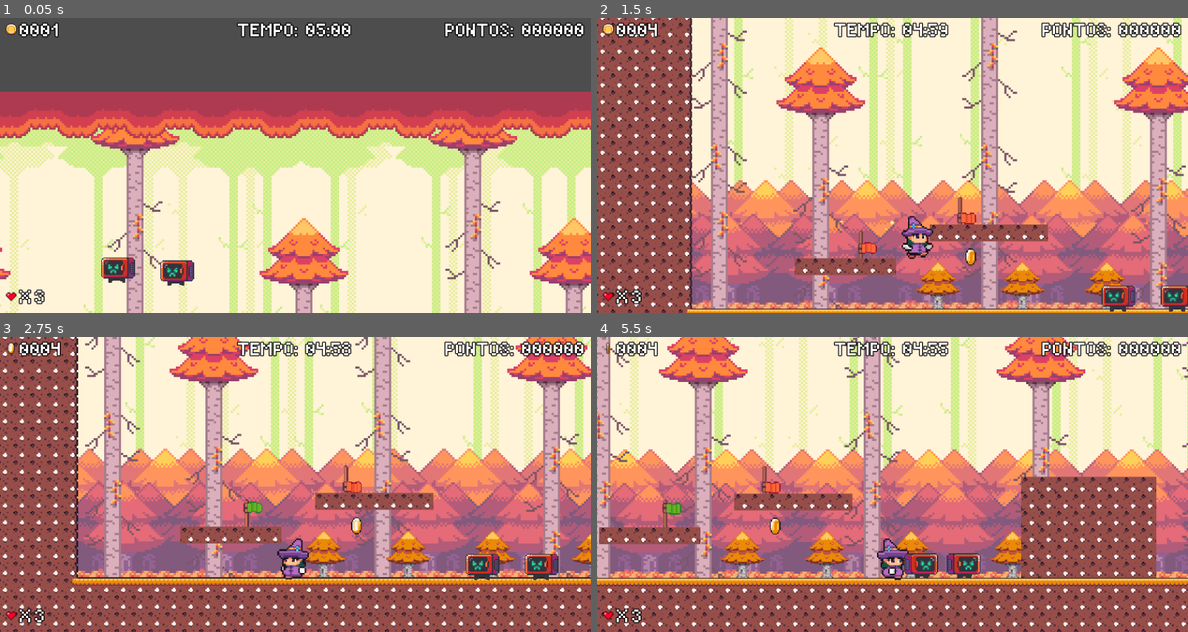
Above: before the commit, frames 1-4 (two rows, left to right).
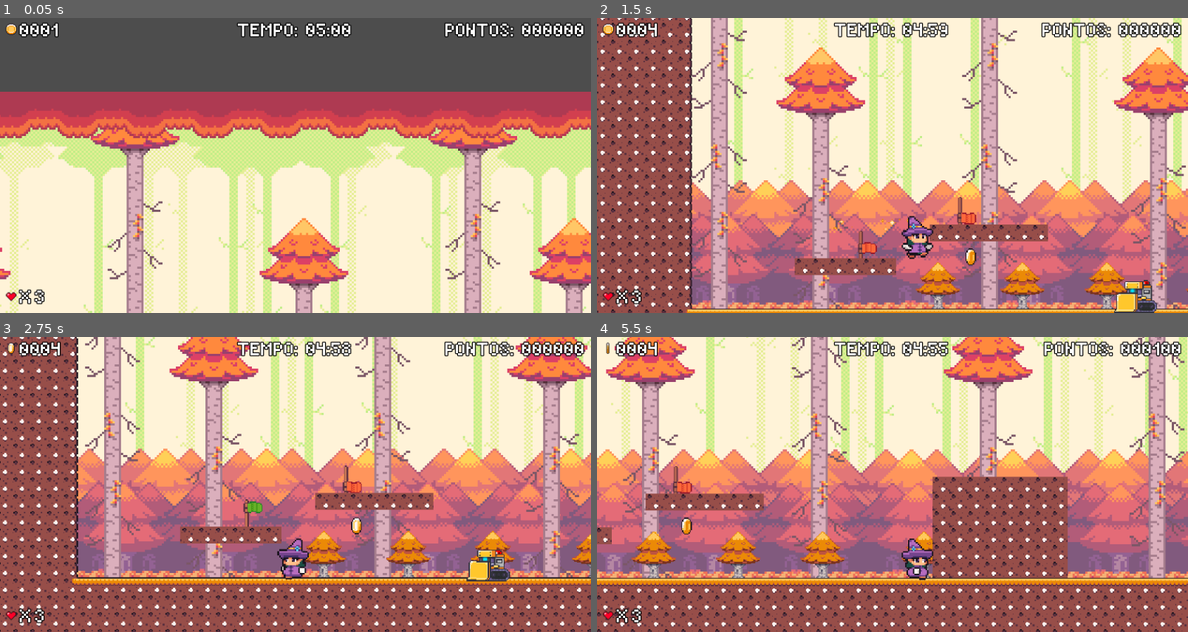
Above: after the commit, the same moments.

Repository: DouglasGom/Jogo_Matematica
Game: Godot game, scene res://levels/world_01.tscn
Two runs of this game, one before a commit and one after it. Both use one fixed random seed, a clock stepped at 60 frames per second and the inputs below.
Inputs:
- Up to frame 1 (0.05 s): no input
- Up to frame 2 (1.5 s): tap Enter (ui_accept) at 0.5, 0.77 s; hold Right (ui_right) from 0.53 s (still down)
- Up to frame 3 (2.75 s): tap Enter (ui_accept) at 1.52 s; release Right (ui_right) at 2.03 s; hold Left (ui_left) from 2.03 s (still down)
- Up to frame 4 (5.5 s): release Left (ui_left) at 2.78 s; hold Right (ui_right) 2.78-4.28 s; tap Enter (ui_accept) at 3.02, 3.77, 4.52 s; hold Left (ui_left) 4.28-5.03 s; hold Right (ui_right) from 5.03 s (still down)

The runs differ from the first frame. In frame 1, 0.9% of the frame differs, in the area x 17-33%, y 81-91%; in frame 2, 1.2%; in frame 3, 1.1%; in frame 4, 60%, in the area x 0-100%, y 0-100%.

Commit message:
:sparkles:Feat: Adicionar inimigo robo patrulha

Diff:
--- /dev/null
+++ b/actors/micro-enemy.tscn
@@ -0,0 +1,370 @@
+[gd_scene format=3 uid="uid://c82wv11bjod3"]
+
+[ext_resource type="Script" uid="uid://1t7me7hwv6n" path="res://scripts/micro-enemy.gd" id="1_yigdh"]
+[ext_resource type="Texture2D" uid="uid://c4it2lgnvjani" path="res://assets/sprites/Mini FX, Items & UI/Microwave/Hit.png" id="2_t6jxf"]
+[ext_resource type="Texture2D" uid="uid://cj047v1tmn1vt" path="res://assets/sprites/Mini FX, Items & UI/Microwave/Attack.png" id="3_t6jxf"]
+[ext_resource type="Texture2D" uid="uid://dj3ctqyh4gt0k" path="res://assets/sprites/Mini FX, Items & UI/Microwave/Idle.png" id="3_yiblr"]
+[ext_resource type="Texture2D" uid="uid://cb43vgq4q5cfi" path="res://assets/sprites/Mini FX, Items & UI/Microwave/Walk.png" id="4_eefnj"]
+[ext_resource type="PackedScene" uid="uid://d1udso3t0amhf" path="res://actors/hitbox.tscn" id="5_3qmvt"]
+
+[sub_resource type="AtlasTexture" id="AtlasTexture_urp2b"]
+atlas = ExtResource("2_t6jxf")
+region = Rect2(0, 0, 80, 80)
+
+[sub_resource type="AtlasTexture" id="AtlasTexture_n6evv"]
+atlas = ExtResource("2_t6jxf")
+region = Rect2(80, 0, 80, 80)
+
+[sub_resource type="AtlasTexture" id="AtlasTexture_qgdnm"]
+atlas = ExtResource("2_t6jxf")
+region = Rect2(160, 0, 80, 80)
+
+[sub_resource type="AtlasTexture" id="AtlasTexture_fnq08"]
+atlas = ExtResource("2_t6jxf")
+region = Rect2(240, 0, 80, 80)
+
+[sub_resource type="AtlasTexture" id="AtlasTexture_yiblr"]
+atlas = ExtResource("3_t6jxf")
+region = Rect2(0, 0, 80, 80)
+
+[sub_resource type="AtlasTexture" id="AtlasTexture_eefnj"]
+atlas = ExtResource("3_t6jxf")
+region = Rect2(80, 0, 80, 80)
+
+[sub_resource type="AtlasTexture" id="AtlasTexture_3qmvt"]
+atlas = ExtResource("3_t6jxf")
+region = Rect2(160, 0, 80, 80)
+
+[sub_resource type="AtlasTexture" id="AtlasTexture_ot7ql"]
+atlas = ExtResource("3_t6jxf")
+region = Rect2(240, 0, 80, 80)
+
+[sub_resource type="AtlasTexture" id="AtlasTexture_e34c2"]
+atlas = ExtResource("3_t6jxf")
+region = Rect2(320, 0, 80, 80)
+
+[sub_resource type="AtlasTexture" id="AtlasTexture_ewe0w"]
+atlas = ExtResource("3_t6jxf")
+region = Rect2(400, 0, 80, 80)
+
+[sub_resource type="AtlasTexture" id="AtlasTexture_usrmc"]
+atlas = ExtResource("3_t6jxf")
+region = Rect2(480, 0, 80, 80)
+
+[sub_resource type="AtlasTexture" id="AtlasTexture_eg7el"]
+atlas = ExtResource("3_t6jxf")
+region = Rect2(560, 0, 80, 80)
+
+[sub_resource type="AtlasTexture" id="AtlasTexture_y4bnd"]
+atlas = ExtResource("3_t6jxf")
+region = Rect2(640, 0, 80, 80)
+
+[sub_resource type="AtlasTexture" id="AtlasTexture_qqj8h"]
+atlas = ExtResource("3_t6jxf")
+region = Rect2(720, 0, 80, 80)
+
+[sub_resource type="AtlasTexture" id="AtlasTexture_wdqpo"]
+atlas = ExtResource("3_t6jxf")
+region = Rect2(800, 0, 80, 80)
+
+[sub_resource type="AtlasTexture" id="AtlasTexture_hhblg"]
+atlas = ExtResource("3_t6jxf")
+region = Rect2(880, 0, 80, 80)
+
+[sub_resource type="AtlasTexture" id="AtlasTexture_37nxv"]
+atlas = ExtResource("3_t6jxf")
+region = Rect2(960, 0, 80, 80)
+
+[sub_resource type="AtlasTexture" id="AtlasTexture_iveig"]
+atlas = ExtResource("3_t6jxf")
+region = Rect2(1040, 0, 80, 80)
+
+[sub_resource type="AtlasTexture" id="AtlasTexture_lt8xa"]
+atlas = ExtResource("3_t6jxf")
+region = Rect2(1120, 0, 80, 80)
+
+[sub_resource type="AtlasTexture" id="AtlasTexture_i2oro"]
+atlas = ExtResource("3_yiblr")
+region = Rect2(0, 0, 80, 80)
+
+[sub_resource type="AtlasTexture" id="AtlasTexture_m5gis"]
+atlas = ExtResource("3_yiblr")
+region = Rect2(80, 0, 80, 80)
+
+[sub_resource type="AtlasTexture" id="AtlasTexture_5sy3q"]
+atlas = ExtResource("3_yiblr")
+region = Rect2(160, 0, 80, 80)
+
+[sub_resource type="AtlasTexture" id="AtlasTexture_2f4ll"]
+atlas = ExtResource("3_yiblr")
+region = Rect2(240, 0, 80, 80)
+
+[sub_resource type="AtlasTexture" id="AtlasTexture_xi0pg"]
+atlas = ExtResource("3_yiblr")
+region = Rect2(320, 0, 80, 80)
+
+[sub_resource type="AtlasTexture" id="AtlasTexture_fovyr"]
+atlas = ExtResource("4_eefnj")
+region = Rect2(0, 0, 80, 80)
+
+[sub_resource type="AtlasTexture" id="AtlasTexture_grp06"]
+atlas = ExtResource("4_eefnj")
+region = Rect2(80, 0, 80, 80)
+
+[sub_resource type="AtlasTexture" id="AtlasTexture_1gfgd"]
+atlas = ExtResource("4_eefnj")
+region = Rect2(160, 0, 80, 80)
+
+[sub_resource type="AtlasTexture" id="AtlasTexture_sm3cd"]
+atlas = ExtResource("4_eefnj")
+region = Rect2(240, 0, 80, 80)
+
+[sub_resource type="AtlasTexture" id="AtlasTexture_g0gbf"]
+atlas = ExtResource("4_eefnj")
+region = Rect2(320, 0, 80, 80)
+
+[sub_resource type="AtlasTexture" id="AtlasTexture_ll5xp"]
+atlas = ExtResource("4_eefnj")
+region = Rect2(400, 0, 80, 80)
+
+[sub_resource type="SpriteFrames" id="SpriteFrames_up4gh"]
+animations = [{
+"frames": [{
+"duration": 1.0,
+"texture": SubResource("AtlasTexture_urp2b")
+}, {
+"duration": 1.0,
+"texture": SubResource("AtlasTexture_n6evv")
+}, {
+"duration": 1.0,
+"texture": SubResource("AtlasTexture_qgdnm")
+}, {
+"duration": 1.0,
+"texture": SubResource("AtlasTexture_fnq08")
+}],
+"loop": false,
+"name": &"hurt",
+"speed": 5.0
+}, {
+"frames": [{
+"duration": 0.5,
+"texture": SubResource("AtlasTexture_yiblr")
+}, {
+"duration": 0.5,
+"texture": SubResource("AtlasTexture_eefnj")
+}, {
+"duration": 0.5,
+"texture": SubResource("AtlasTexture_3qmvt")
+}, {
+"duration": 0.5,
+"texture": SubResource("AtlasTexture_ot7ql")
+}, {
+"duration": 0.5,
+"texture": SubResource("AtlasTexture_e34c2")
+}, {
+"duration": 0.5,
+"texture": SubResource("AtlasTexture_ewe0w")
+}, {
+"duration": 0.5,
+"texture": SubResource("AtlasTexture_usrmc")
+}, {
+"duration": 0.5,
+"texture": SubResource("AtlasTexture_eg7el")
+}, {
+"duration": 0.5,
+"texture": SubResource("AtlasTexture_y4bnd")
+}, {
+"duration": 0.5,
+"texture": SubResource("AtlasTexture_qqj8h")
+}, {
+"duration": 0.5,
+"texture": SubResource("AtlasTexture_wdqpo")
+}, {
+"duration": 0.5,
+"texture": SubResource("AtlasTexture_hhblg")
+}, {
+"duration": 0.5,
+"texture": SubResource("AtlasTexture_37nxv")
+}, {
+"duration": 0.5,
+"texture": SubResource("AtlasTexture_iveig")
+}, {
+"duration": 0.5,
+"texture": SubResource("AtlasTexture_lt8xa")
+}],
+"loop": true,
+"name": &"shooting",
+"speed": 5.0
+}, {
+"frames": [{
+"duration": 1.0,
+"texture": SubResource("AtlasTexture_i2oro")
+}, {
+"duration": 1.0,
+"texture": SubResource("AtlasTexture_m5gis")
+}, {
+"duration": 1.0,
+"texture": SubResource("AtlasTexture_5sy3q")
+}, {
+"duration": 1.0,
+"texture": SubResource("AtlasTexture_2f4ll")
+}, {
+"duration": 1.0,
+"texture": SubResource("AtlasTexture_xi0pg")
+}],
+"loop": true,
+"name": &"standing",
+"speed": 5.0
+}, {
+"frames": [{
+"duration": 1.0,
+"texture": SubResource("AtlasTexture_fovyr")
+}, {
+"duration": 1.0,
+"texture": SubResource("AtlasTexture_grp06")
+}, {
+"duration": 1.0,
+"texture": SubResource("AtlasTexture_1gfgd")
+}, {
+"duration": 1.0,
+"texture": SubResource("AtlasTexture_sm3cd")
+}, {
+"duration": 1.0,
+"texture": SubResource("AtlasTexture_g0gbf")
+}, {
+"duration": 1.0,
+"texture": SubResource("AtlasTexture_ll5xp")
+}],
+"loop": true,
+"name": &"walk",
+"speed": 5.0
+}]
+
+[sub_resource type="RectangleShape2D" id="RectangleShape2D_t8a31"]
+size = Vector2(40, 21)
+
+[sub_resource type="Animation" id="Animation_5br8v"]
+length = 0.001
+tracks/0/type = "value"
+tracks/0/imported = false
+tracks/0/enabled = true
+tracks/0/path = NodePath(".:texture")
+tracks/0/interp = 1
+tracks/0/loop_wrap = true
+tracks/0/keys = {
+"times": PackedFloat32Array(0),
+"transitions": PackedFloat32Array(1),
+"update": 1,
+"values": [ExtResource("4_eefnj")]
+}
+tracks/1/type = "value"
+tracks/1/imported = false
+tracks/1/enabled = true
+tracks/1/path = NodePath(".:hframes")
+tracks/1/interp = 1
+tracks/1/loop_wrap = true
+tracks/1/keys = {
+"times": PackedFloat32Array(0),
+"transitions": PackedFloat32Array(1),
+"update": 1,
+"values": [6]
+}
+tracks/2/type = "value"
+tracks/2/imported = false
+tracks/2/enabled = true
+tracks/2/path = NodePath(".:frame")
+tracks/2/interp = 1
+tracks/2/loop_wrap = true
+tracks/2/keys = {
+"times": PackedFloat32Array(0),
+"transitions": PackedFloat32Array(1),
+"update": 1,
+"values": [0]
+}
+
+[sub_resource type="Animation" id="Animation_kekic"]
+resource_name = "walk"
+length = 0.2
+tracks/0/type = "value"
+tracks/0/imported = false
+tracks/0/enabled = true
+tracks/0/path = NodePath(".:texture")
+tracks/0/interp = 1
+tracks/0/loop_wrap = true
+tracks/0/keys = {
+"times": PackedFloat32Array(0),
+"transitions": PackedFloat32Array(1),
+"update": 1,
+"values": [ExtResource("4_eefnj")]
+}
+tracks/1/type = "value"
+tracks/1/imported = false
+tracks/1/enabled = true
+tracks/1/path = NodePath(".:hframes")
+tracks/1/interp = 1
+tracks/1/loop_wrap = true
+tracks/1/keys = {
+"times": PackedFloat32Array(0),
+"transitions": PackedFloat32Array(1),
+"update": 1,
+"values": [6]
+}
+tracks/2/type = "value"
+tracks/2/imported = false
+tracks/2/enabled = true
+tracks/2/path = NodePath(".:frame")
+tracks/2/interp = 1
+tracks/2/loop_wrap = true
+tracks/2/keys = {
+"times": PackedFloat32Array(0, 0.048040297, 0.09789343, 0.14955941, 0.2),
+"transitions": PackedFloat32Array(1, 1, 1, 1, 1),
+"update": 1,
+"values": [0, 0, 0, 0, 5]
+}
+
+[sub_resource type="AnimationLibrary" id="AnimationLibrary_qrqhp"]
+_data = {
+&"RESET": SubResource("Animation_5br8v"),
+&"walk": SubResource("Animation_kekic")
+}
+
+[sub_resource type="RectangleShape2D" id="RectangleShape2D_dpeei"]
+size = Vector2(37, 2)
+
+[node name="micro-enemy" type="CharacterBody2D" unique_id=1946188823 groups=["enemies"]]
+collision_layer = 5
+collision_mask = 3
+script = ExtResource("1_yigdh")
+
+[node name="texture" type="AnimatedSprite2D" parent="." unique_id=553533955]
+position = Vector2(4, -21)
+sprite_frames = SubResource("SpriteFrames_up4gh")
+animation = &"walk"
+autoplay = "walk"
+flip_h = true
+
+[node name="collision" type="CollisionShape2D" parent="." unique_id=1954623752]
+position = Vector2(3, -11.5)
+shape = SubResource("RectangleShape2D_t8a31")
+
+[node name="anim" type="AnimationPlayer" parent="." unique_id=720518988]
+libraries/ = SubResource("AnimationLibrary_qrqhp")
+
+[node name="wall_detector" type="RayCast2D" parent="." unique_id=958506668]
+position = Vector2(0, -11)
+target_position = Vector2(-20, 0)
+collision_mask = 7
+
+[node name="wall_detector2" type="RayCast2D" parent="." unique_id=1632406878]
+position = Vector2(0, -11)
+target_position = Vector2(27, 0)
+collision_mask = 7
+
+[node name="hitbox" parent="." unique_id=975506089 instance=ExtResource("5_3qmvt")]
+position = Vector2(-2, -23)
+
+[node name="collision2" type="CollisionShape2D" parent="hitbox" unique_id=1137944352]
+position = Vector2(4.5, -1)
+shape = SubResource("RectangleShape2D_dpeei")
+
+[connection signal="animation_finished" from="texture" to="." method="_on_texture_animation_finished"]
--- /dev/null
+++ b/actors/robot-enemy.tscn
@@ -0,0 +1,240 @@
+[gd_scene format=3 uid="uid://dm0q2of6byogc"]
+
+[ext_resource type="Script" uid="uid://dsydykhqu0ntu" path="res://scripts/robot-enemy.gd" id="1_2ol6q"]
+[ext_resource type="Texture2D" uid="uid://wx6mepl46s1d" path="res://assets/sprites/Mini FX, Items & UI/Bulldozer/Death.png" id="2_i228o"]
+[ext_resource type="Texture2D" uid="uid://coww5wdvvvqjg" path="res://assets/sprites/Mini FX, Items & UI/Bulldozer/Idle.png" id="3_2gj0j"]
+[ext_resource type="Texture2D" uid="uid://doqtd8hd78bg0" path="res://assets/sprites/Mini FX, Items & UI/Bulldozer/Walk.png" id="4_ore8a"]
+[ext_resource type="Texture2D" uid="uid://cb43vgq4q5cfi" path="res://assets/sprites/Mini FX, Items & UI/Microwave/Walk.png" id="4_vpmo5"]
+[ext_resource type="PackedScene" uid="uid://d1udso3t0amhf" path="res://actors/hitbox.tscn" id="5_ore8a"]
+
+[sub_resource type="AtlasTexture" id="AtlasTexture_1mbf4"]
+atlas = ExtResource("2_i228o")
+region = Rect2(0, 0, 112, 80)
+
+[sub_resource type="AtlasTexture" id="AtlasTexture_f4egc"]
+atlas = ExtResource("2_i228o")
+region = Rect2(112, 0, 112, 80)
+
+[sub_resource type="AtlasTexture" id="AtlasTexture_4brr7"]
+atlas = ExtResource("3_2gj0j")
+region = Rect2(0, 0, 112, 80)
+
+[sub_resource type="AtlasTexture" id="AtlasTexture_5uohb"]
+atlas = ExtResource("3_2gj0j")
+region = Rect2(112, 0, 112, 80)
+
+[sub_resource type="AtlasTexture" id="AtlasTexture_46tmu"]
+atlas = ExtResource("3_2gj0j")
+region = Rect2(224, 0, 112, 80)
+
+[sub_resource type="AtlasTexture" id="AtlasTexture_suqwx"]
+atlas = ExtResource("3_2gj0j")
+region = Rect2(336, 0, 112, 80)
+
+[sub_resource type="AtlasTexture" id="AtlasTexture_gtc8g"]
+atlas = ExtResource("3_2gj0j")
+region = Rect2(448, 0, 112, 80)
+
+[sub_resource type="AtlasTexture" id="AtlasTexture_y85ll"]
+atlas = ExtResource("3_2gj0j")
+region = Rect2(560, 0, 112, 80)
+
+[sub_resource type="AtlasTexture" id="AtlasTexture_c3bf2"]
+atlas = ExtResource("4_ore8a")
+region = Rect2(0, 0, 112, 80)
+
+[sub_resource type="AtlasTexture" id="AtlasTexture_bqcsb"]
+atlas = ExtResource("4_ore8a")
+region = Rect2(112, 0, 112, 80)
+
+[sub_resource type="AtlasTexture" id="AtlasTexture_mmfb7"]
+atlas = ExtResource("4_ore8a")
+region = Rect2(224, 0, 112, 80)
+
+[sub_resource type="AtlasTexture" id="AtlasTexture_0ndu3"]
+atlas = ExtResource("4_ore8a")
+region = Rect2(336, 0, 112, 80)
+
+[sub_resource type="SpriteFrames" id="SpriteFrames_up4gh"]
+animations = [{
+"frames": [{
+"duration": 0.8,
+"texture": SubResource("AtlasTexture_1mbf4")
+}, {
+"duration": 0.8,
+"texture": SubResource("AtlasTexture_f4egc")
+}],
+"loop": false,
+"name": &"hurt",
+"speed": 5.0
+}, {
+"frames": [{
+"duration": 0.6,
+"texture": SubResource("AtlasTexture_4brr7")
+}, {
+"duration": 0.6,
+"texture": SubResource("AtlasTexture_5uohb")
+}, {
+"duration": 0.6,
+"texture": SubResource("AtlasTexture_46tmu")
+}, {
+"duration": 0.6,
+"texture": SubResource("AtlasTexture_suqwx")
+}, {
+"duration": 0.6,
+"texture": SubResource("AtlasTexture_gtc8g")
+}, {
+"duration": 0.6,
+"texture": SubResource("AtlasTexture_y85ll")
+}],
+"loop": true,
+"name": &"standing",
+"speed": 5.0
+}, {
+"frames": [{
+"duration": 0.7,
+"texture": SubResource("AtlasTexture_c3bf2")
+}, {
+"duration": 0.7,
+"texture": SubResource("AtlasTexture_bqcsb")
+}, {
+"duration": 0.7,
+"texture": SubResource("AtlasTexture_mmfb7")
+}, {
+"duration": 0.7,
+"texture": SubResource("AtlasTexture_0ndu3")
+}],
+"loop": true,
+"name": &"walk",
+"speed": 5.0
+}]
+
+[sub_resource type="RectangleShape2D" id="RectangleShape2D_t8a31"]
+size = Vector2(32, 21)
+
+[sub_resource type="Animation" id="Animation_5br8v"]
+length = 0.001
+tracks/0/type = "value"
+tracks/0/imported = false
+tracks/0/enabled = true
+tracks/0/path = NodePath(".:texture")
+tracks/0/interp = 1
+tracks/0/loop_wrap = true
+tracks/0/keys = {
+"times": PackedFloat32Array(0),
+"transitions": PackedFloat32Array(1),
+"update": 1,
+"values": [ExtResource("4_vpmo5")]
+}
+tracks/1/type = "value"
+tracks/1/imported = false
+tracks/1/enabled = true
+tracks/1/path = NodePath(".:hframes")
+tracks/1/interp = 1
+tracks/1/loop_wrap = true
+tracks/1/keys = {
+"times": PackedFloat32Array(0),
+"transitions": PackedFloat32Array(1),
+"update": 1,
+"values": [6]
+}
+tracks/2/type = "value"
+tracks/2/imported = false
+tracks/2/enabled = true
+tracks/2/path = NodePath(".:frame")
+tracks/2/interp = 1
+tracks/2/loop_wrap = true
+tracks/2/keys = {
+"times": PackedFloat32Array(0),
+"transitions": PackedFloat32Array(1),
+"update": 1,
+"values": [0]
+}
+
+[sub_resource type="Animation" id="Animation_kekic"]
+resource_name = "walk"
+length = 0.2
+tracks/0/type = "value"
+tracks/0/imported = false
+tracks/0/enabled = true
+tracks/0/path = NodePath(".:texture")
+tracks/0/interp = 1
+tracks/0/loop_wrap = true
+tracks/0/keys = {
+"times": PackedFloat32Array(0),
+"transitions": PackedFloat32Array(1),
+"update": 1,
+"values": [ExtResource("4_vpmo5")]
+}
+tracks/1/type = "value"
+tracks/1/imported = false
+tracks/1/enabled = true
+tracks/1/path = NodePath(".:hframes")
+tracks/1/interp = 1
+tracks/1/loop_wrap = true
+tracks/1/keys = {
+"times": PackedFloat32Array(0),
+"transitions": PackedFloat32Array(1),
+"update": 1,
+"values": [6]
+}
+tracks/2/type = "value"
+tracks/2/imported = false
+tracks/2/enabled = true
+tracks/2/path = NodePath(".:frame")
+tracks/2/interp = 1
+tracks/2/loop_wrap = true
+tracks/2/keys = {
+"times": PackedFloat32Array(0, 0.048040297, 0.09789343, 0.14955941, 0.2),
+"transitions": PackedFloat32Array(1, 1, 1, 1, 1),
+"update": 1,
+"values": [0, 0, 0, 0, 5]
+}
+
+[sub_resource type="AnimationLibrary" id="AnimationLibrary_qrqhp"]
+_data = {
+&"RESET": SubResource("Animation_5br8v"),
+&"walk": SubResource("Animation_kekic")
+}
+
+[sub_resource type="RectangleShape2D" id="RectangleShape2D_dpeei"]
+size = Vector2(37, 3)
+
+[node name="robot-enemy" type="CharacterBody2D" unique_id=1946188823 groups=["enemies"]]
+collision_layer = 5
+collision_mask = 3
+script = ExtResource("1_2ol6q")
+
+[node name="texture" type="AnimatedSprite2D" parent="." unique_id=553533955]
+position = Vector2(-2, -21)
+sprite_frames = SubResource("SpriteFrames_up4gh")
+animation = &"walk"
+autoplay = "walk"
+frame_progress = 0.88834524
+flip_h = true
+
+[node name="collision" type="CollisionShape2D" parent="." unique_id=1954623752]
+position = Vector2(-1, -11.5)
+shape = SubResource("RectangleShape2D_t8a31")
+
+[node name="anim" type="AnimationPlayer" parent="." unique_id=720518988]
+libraries/ = SubResource("AnimationLibrary_qrqhp")
+
+[node name="wall_detector" type="RayCast2D" parent="." unique_id=958506668]
+position = Vector2(0, -11)
+target_position = Vector2(-20, 0)
+collision_mask = 7
+
+[node name="wall_detector2" type="RayCast2D" parent="." unique_id=1632406878]
+position = Vector2(0, -11)
+target_position = Vector2(27, 0)
+collision_mask = 7
+
+[node name="hitbox" parent="." unique_id=975506089 instance=ExtResource("5_ore8a")]
+position = Vector2(-2, -23)
+
+[node name="collision2" type="CollisionShape2D" parent="hitbox" unique_id=1137944352]
+position = Vector2(4.5, -1.5)
+shape = SubResource("RectangleShape2D_dpeei")
+
+[connection signal="animation_finished" from="texture" to="." method="_on_texture_animation_finished"]
--- a/levels/world_01.tscn
+++ b/levels/world_01.tscn
@@ -11,10 +11,11 @@
 [ext_resource type="Texture2D" uid="uid://cbcbbfxyc37hq" path="res://assets/sprites/Autumn Forest/Background parts/3 - Bottom_leaf_piles.png" id="7_dp75u"]
 [ext_resource type="Texture2D" uid="uid://bqvku7bcx5ug6" path="res://assets/sprites/Autumn Forest/Background parts/2 - Trees.png" id="8_samdc"]
 [ext_resource type="Texture2D" uid="uid://dkfv5u5ggux1t" path="res://assets/sprites/Autumn Forest/Background parts/1 - Leaf_top.png" id="9_l86n5"]
-[ext_resource type="PackedScene" uid="uid://c82wv11bjod3" path="res://actors/enemy.tscn" id="11_0heyt"]
 [ext_resource type="Texture2D" uid="uid://cm24l5fygxvo1" path="res://assets/sprites/Mini FX, Items & UI/Coin Separeted/Coin1.png" id="13_4qpc8"]
 [ext_resource type="Script" uid="uid://p7rrujp1fatq" path="res://scripts/hud_manager.gd" id="13_dl4q8"]
 [ext_resource type="Texture2D" uid="uid://dcfsijivogwde" path="res://assets/sprites/Mini FX, Items & UI/Coin Separeted/Coin2.png" id="14_gin1p"]
+[ext_resource type="PackedScene" uid="uid://dm0q2of6byogc" path="res://actors/robot-enemy.tscn" id="14_qannr"]
+[ext_resource type="PackedScene" uid="uid://c82wv11bjod3" path="res://actors/micro-enemy.tscn" id="14_xjnak"]
 [ext_resource type="Texture2D" uid="uid://drer1jmq8dnux" path="res://assets/sprites/Mini FX, Items & UI/Coin Separeted/Coin3.png" id="15_athp7"]
 [ext_resource type="Texture2D" uid="uid://b3sfafiolehn5" path="res://assets/sprites/Mini FX, Items & UI/Coin Separeted/Coin (16 x 16).png" id="16_dl4q8"]
 [ext_resource type="FontFile" uid="uid://52nhfpq86rwl" path="res://extras/Rev Mini Pixel.ttf" id="17_gin1p"]
@@ -175,8 +176,8 @@
 
 [sub_resource type="ShaderMaterial" id="ShaderMaterial_xjnak"]
 shader = ExtResource("24_ao123")
-shader_parameter/progress = 0.0
 shader_parameter/fade_color = Color(0, 0, 0, 1)
+shader_parameter/alpha = 0.0
 
 [node name="world-01" type="Node2D" unique_id=1525187425]
 position = Vector2(-1, 0)
@@ -283,14 +284,14 @@
 
 [node name="enemies" type="Node2D" parent="." unique_id=630120932]
 
-[node name="enemy" parent="enemies" unique_id=1946188823 instance=ExtResource("11_0heyt")]
-position = Vector2(453, 180)
-
-[node name="enemy2" parent="enemies" unique_id=310221101 instance=ExtResource("11_0heyt")]
-position = Vector2(509, 183)
-
-[node name="enemy3" parent="enemies" unique_id=990327968 instance=ExtResource("11_0heyt")]
-position = Vector2(857, 325)
+[node name="robot-enemy" parent="enemies" unique_id=860126163 instance=ExtResource("14_qannr")]
+position = Vector2(490, 364)
+
+[node name="robot-enemy2" parent="enemies" unique_id=648335058 instance=ExtResource("14_qannr")]
+position = Vector2(689, 369)
+
+[node name="micro-enemy" parent="enemies" unique_id=1946188823 instance=ExtResource("14_xjnak")]
+position = Vector2(1001, 337)
 
 [node name="HUD" type="CanvasLayer" parent="." unique_id=384026004]
 
@@ -445,6 +446,10 @@
 anchors_preset = 15
 anchor_right = 1.0
 anchor_bottom = 1.0
+offset_left = 95.0
+offset_top = -1.0
+offset_right = 95.0
+offset_bottom = -1.0
 grow_horizontal = 2
 grow_vertical = 2
 color = Color(0, 0, 0, 0.8352941)
--- a/levels/world_02.tscn
+++ b/levels/world_02.tscn
@@ -11,7 +11,7 @@
 [ext_resource type="Texture2D" uid="uid://ddb8rakm8fy6d" path="res://assets/sprites/Autumn Forest/Autumn_entities (16 x 16).png" id="9_8h3ws"]
 [ext_resource type="PackedScene" uid="uid://drwlvkip0iuyu" path="res://coin.tscn" id="10_wjrim"]
 [ext_resource type="PackedScene" uid="uid://jvqrylx7ty1s" path="res://actors/player.tscn" id="11_q6ugd"]
-[ext_resource type="PackedScene" uid="uid://c82wv11bjod3" path="res://actors/enemy.tscn" id="12_ncdwf"]
+[ext_resource type="PackedScene" uid="uid://c82wv11bjod3" path="res://actors/micro-enemy.tscn" id="12_ncdwf"]
 [ext_resource type="Script" uid="uid://p7rrujp1fatq" path="res://scripts/hud_manager.gd" id="13_whufi"]
 [ext_resource type="Texture2D" uid="uid://cm24l5fygxvo1" path="res://assets/sprites/Mini FX, Items & UI/Coin Separeted/Coin1.png" id="14_qauss"]
 [ext_resource type="Texture2D" uid="uid://dcfsijivogwde" path="res://assets/sprites/Mini FX, Items & UI/Coin Separeted/Coin2.png" id="15_epl0q"]
@@ -274,9 +274,6 @@
 [node name="enemy" parent="enemies" unique_id=1946188823 instance=ExtResource("12_ncdwf")]
 position = Vector2(453, 180)
 
-[node name="enemy2" parent="enemies" unique_id=310221101 instance=ExtResource("12_ncdwf")]
-position = Vector2(509, 183)
-
 [node name="enemy3" parent="enemies" unique_id=990327968 instance=ExtResource("12_ncdwf")]
 position = Vector2(857, 325)
 
--- a/project.godot
+++ b/project.godot
@@ -26,6 +26,10 @@
 window/size/viewport_height=420
 window/stretch/mode="viewport"
 
+[dotnet]
+
+project/assembly_name="Jogo"
+
 [layer_names]
 
 2d_physics/layer_1="player"
--- /dev/null
+++ b/scripts/micro-enemy.gd
@@ -0,0 +1,33 @@
+extends CharacterBody2D
+
+const SPEED = 1500.0
+const JUMP_VELOCITY = -400.0
+
+@onready var wall_detector = $wall_detector
+@onready var texture = $texture as AnimatedSprite2D
+
+var direction := -1
+
+func _physics_process(delta: float) -> void:
+	# Add the gravity.
+	if not is_on_floor():
+		velocity += get_gravity() * delta
+
+	if wall_detector.is_colliding():
+		direction *= -1
+		wall_detector.scale.x *= -1
+
+	if direction == 1:
+		texture.flip_h = true
+	else:
+		texture.flip_h = false
+
+	velocity.x = direction * SPEED * delta
+
+
+	move_and_slide()
+
+func _on_texture_animation_finished() -> void:
+	if texture.animation == "hurt":
+		Globals.score += 100
+		queue_free();
--- a/scripts/player.gd
+++ b/scripts/player.gd
@@ -11,6 +11,7 @@
 @onready var animation := $anim as AnimatedSprite2D
 @onready var remote_transform = $remote as RemoteTransform2D
 @onready var jump_sfx: AudioStreamPlayer = $jump_sfx as AudioStreamPlayer
+@onready var body := $body as CharacterBody2D
 
 signal player_has_died()
 
@@ -72,6 +73,9 @@
 			take_damage(Vector2(-200, -200))
 		elif $ray_left.is_colliding():
 			take_damage(Vector2(200, -200))
+		elif body.is_in_group("fireball"):
+			#dano com a bola de fogo do microondas
+			body.queue_free()
 
 func follow_camera(camera):
 	var camera_path = camera.get_path()
--- /dev/null
+++ b/scripts/robot-enemy.gd
@@ -0,0 +1,35 @@
+extends CharacterBody2D
+
+
+const SPEED = 1500.0
+const JUMP_VELOCITY = -400.0
+
+@onready var wall_detector = $wall_detector as RayCast2D
+@onready var texture = $texture as AnimatedSprite2D
+
+var direction := -1
+
+func _physics_process(delta: float) -> void:
+	# Add the gravity.
+	if not is_on_floor():
+		velocity += get_gravity() * delta
+
+	if wall_detector.is_colliding():
+		direction *= -1
+		wall_detector.scale.x *= -1
+		#print("Colidiu")
+
+	if direction == 1:
+		texture.flip_h = true
+	else:
+		texture.flip_h = false
+
+	velocity.x = direction * SPEED * delta
+
+	move_and_slide()
+
+
+func _on_texture_animation_finished() -> void:
+	if texture.animation == "hurt":
+		Globals.score += 100
+		queue_free();
Binary file added: assets/sprites/Mini FX, Items & UI/Bulldozer/Attack.png
Not shown, added: assets/sprites/Mini FX, Items & UI/Bulldozer/Attack.png.import
Binary file added: assets/sprites/Mini FX, Items & UI/Bulldozer/Bulldozer.ase
Binary file added: assets/sprites/Mini FX, Items & UI/Bulldozer/Death.png
Not shown, added: assets/sprites/Mini FX, Items & UI/Bulldozer/Death.png.import
Binary file added: assets/sprites/Mini FX, Items & UI/Bulldozer/Hit.png
Not shown, added: assets/sprites/Mini FX, Items & UI/Bulldozer/Hit.png.import
Binary file added: assets/sprites/Mini FX, Items & UI/Bulldozer/Idle.png
Not shown, added: assets/sprites/Mini FX, Items & UI/Bulldozer/Idle.png.import
Binary file added: assets/sprites/Mini FX, Items & UI/Bulldozer/Parry.png
Not shown, added: assets/sprites/Mini FX, Items & UI/Bulldozer/Parry.png.import
Binary file added: assets/sprites/Mini FX, Items & UI/Bulldozer/Walk.png
(and 3 more such lines)
